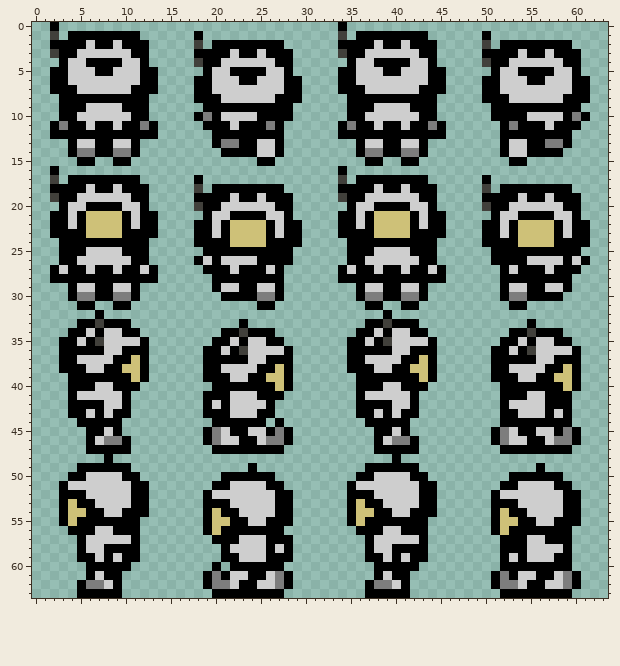
Pixel-art sprite: Content/Misc/PlayerAtlas.png. That is the earlier state.
The file is 64x64 pixels.
After the commit:
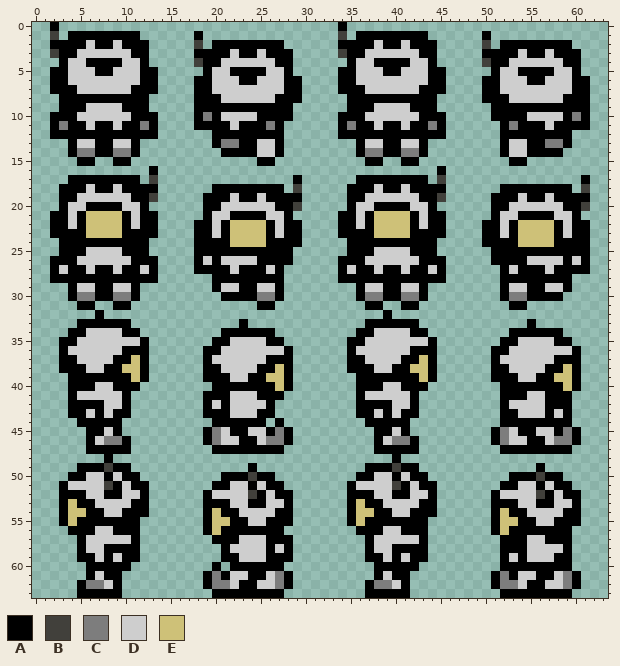
Palette (. is transparent): A #000000  B #41403b  C #7d7d7d  D #cecece  E #cec178
Changes in this commit:
Changed rows in their new state; - is an unchanged pixel.
first column x 2:
 9 ----------------A------------------------------------------A
10 A----------A--------------------A----------A----------------
11 ----------------A------------------------------------------A
first column x 2:
16 .----------A--------------------.----------A----------------
17 .----------B----.----------A----.----------B----.----------A
18 .----------A----.----------B----.----------A----.----------B
19 .----------B----.----------A----.----------B----.----------A
20 ----------------.----------B--------------------.----------B
first column x 2:
25 ----------------A------------------------------------------A
26 A----------A--------------------A----------A----------------
27 ----------------A------------------------------------------A
first column x 4:
33 ---A-------------------------------A----------------
34 ---D---------------A---------------D---------------A
35 --DD---------------D--------------DD---------------D
36 DDDD--------------DD------------DDDD--------------DD
37 ----------------DDDD----------------------------DDDD
first column x 8:
49 B-------------------------------B-------------------
50 A---------------B---------------A---------------B---
51 BA--------------A---------------BA--------------A---
52 AA-D------------BA--------------AA-D------------BA--
53 ----------------AA-D----------------------------AA-D
